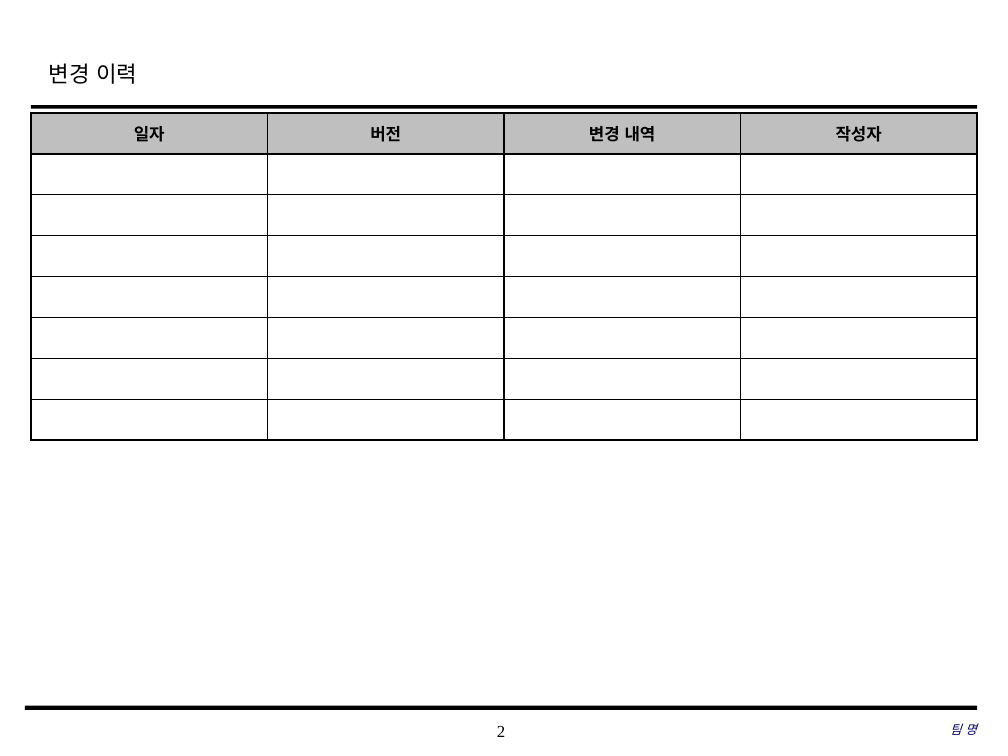
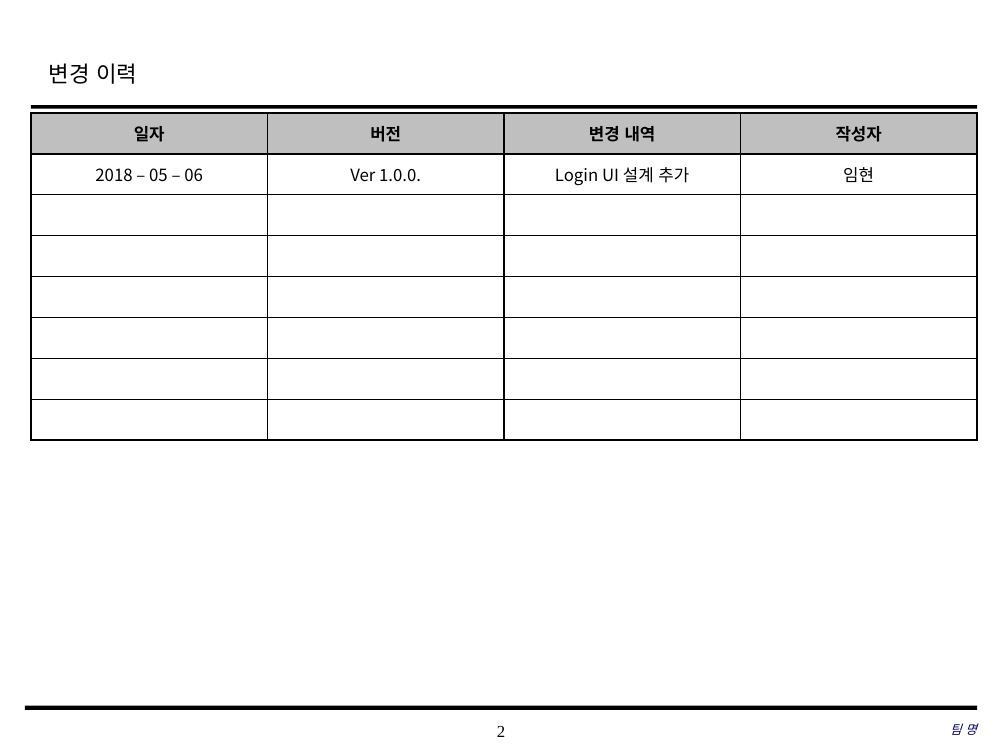
Before and after one commit to SMU-SE-Admin/2018_Capstone_D.VA_Doc, a slide deck: slide 2 of 03 설계/UI Design.pptx. Drawn at 1008x756 pixels with LibreOffice and Linux fonts; fonts in the diff are those of the drawing; background and template pictures are left out. Boxes give left, top, right and bottom in pixels: in the first picture for what was removed or moved away, otherwise in the second. Text is boxed around its words. In the diff, an @@ line names an element or a change of style, - is before the commit and + after.

Commit message:
#1092 Login UI 설계 추가
#1092 Login UI 설계 추가

```diff
--- a/03 설계/UI Design.pptx
+++ b/03 설계/UI Design.pptx
@@ table at bbox=[31, 113, 979, 439] @@
+row 2: 2018 – 05 – 06 | Ver 1.0.0. | Login UI 설계 추가 | 임현
-row 8:  |  |  | 
```
Also in this commit, not shown: 1 other slide changed, 2 slides added.
